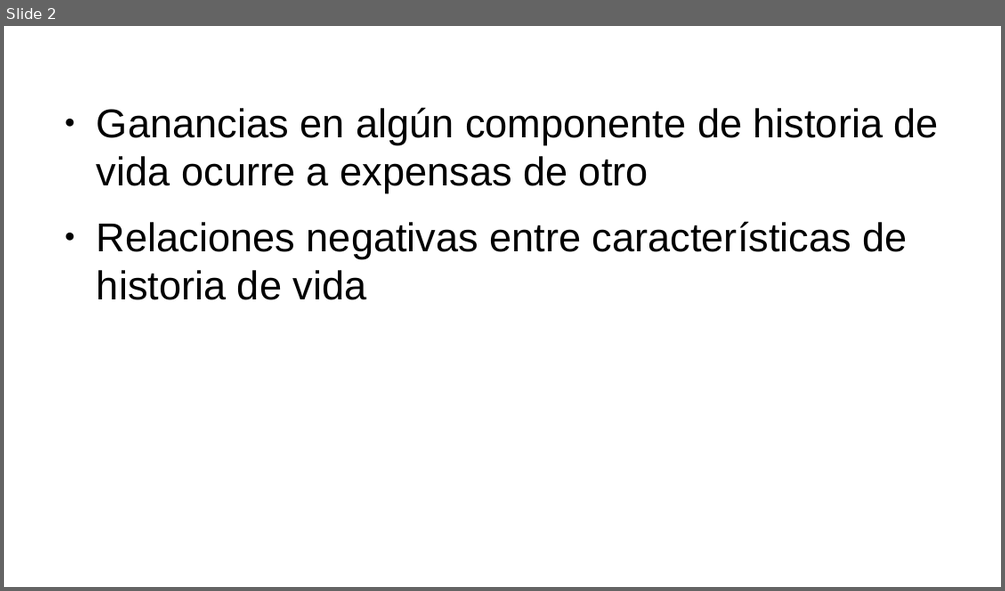
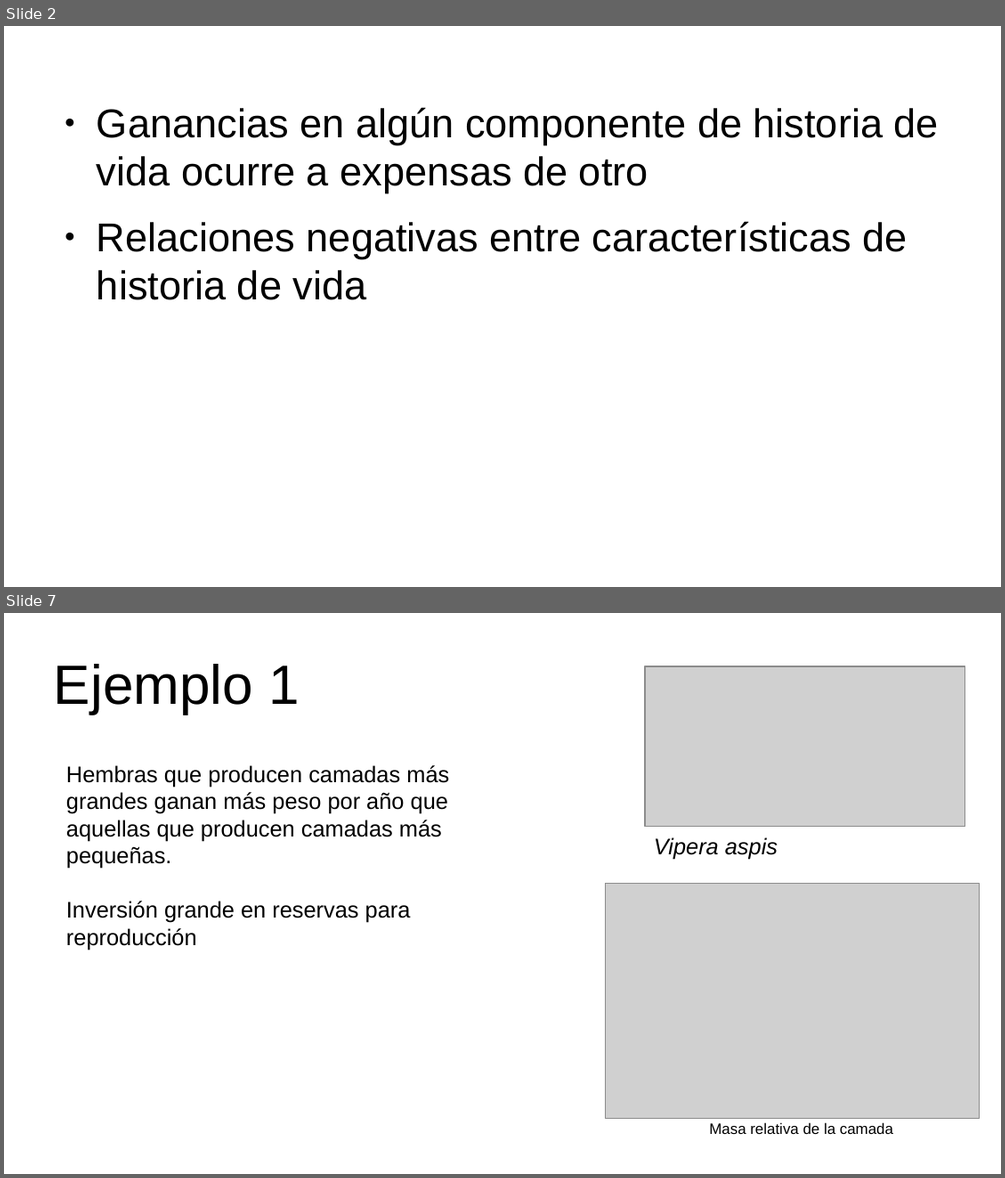
Before and after one commit to gerardommc/Ecologia-poblaciones, a slide deck: Unidad-3/Compromisos.odp. Shown one above the other, each under a label of ours: slide 2 before the commit, slides 2 and 7 after it; the slides between them are not shown. The pictures are 1005x591 and 1005x1178 pixels, drawn with LibreOffice and Linux fonts; fonts in the diff are those of the drawing; grey boxes stand for pictures. Boxes give left, top, right and bottom in pixels: in the first picture for what was removed or moved away, otherwise in the second. Text is boxed around its words. In the diff, an @@ line names an element or a change of style, - is before the commit and + after.

```diff
--- a/Unidad-3/Compromisos.odp
+++ b/Unidad-3/Compromisos.odp
@@ slide 7 added at (x1=4, y1=613, x2=1001, y2=1174), background #FFFFFF @@
@@ title added at (x1=54, y1=664, x2=299, y2=714), 44 pt, text #000000 @@
+Ejemplo 1
@@ picture added at (x1=646, y1=666, x2=965, y2=827) @@
@@ text added at (x1=66, y1=765, x2=449, y2=949), 18 pt, text #000000 @@
+Hembras que producen camadas más grandes ganan más peso por año que aquellas que producen camadas más pequeñas.
+Inversión grande en reservas para reproducción
@@ text added at (x1=654, y1=837, x2=777, y2=860), 18 pt, text #000000, italic @@
+Vipera aspis
@@ picture added at (x1=606, y1=884, x2=979, y2=1118) @@
@@ text added at (x1=709, y1=1122, x2=893, y2=1134), 12 pt, text #000000 @@
+Masa relativa de la camada
```
Also in this commit, not shown: 1 slide changed, 7 other slides added, 1 slide removed, 14 other files.
